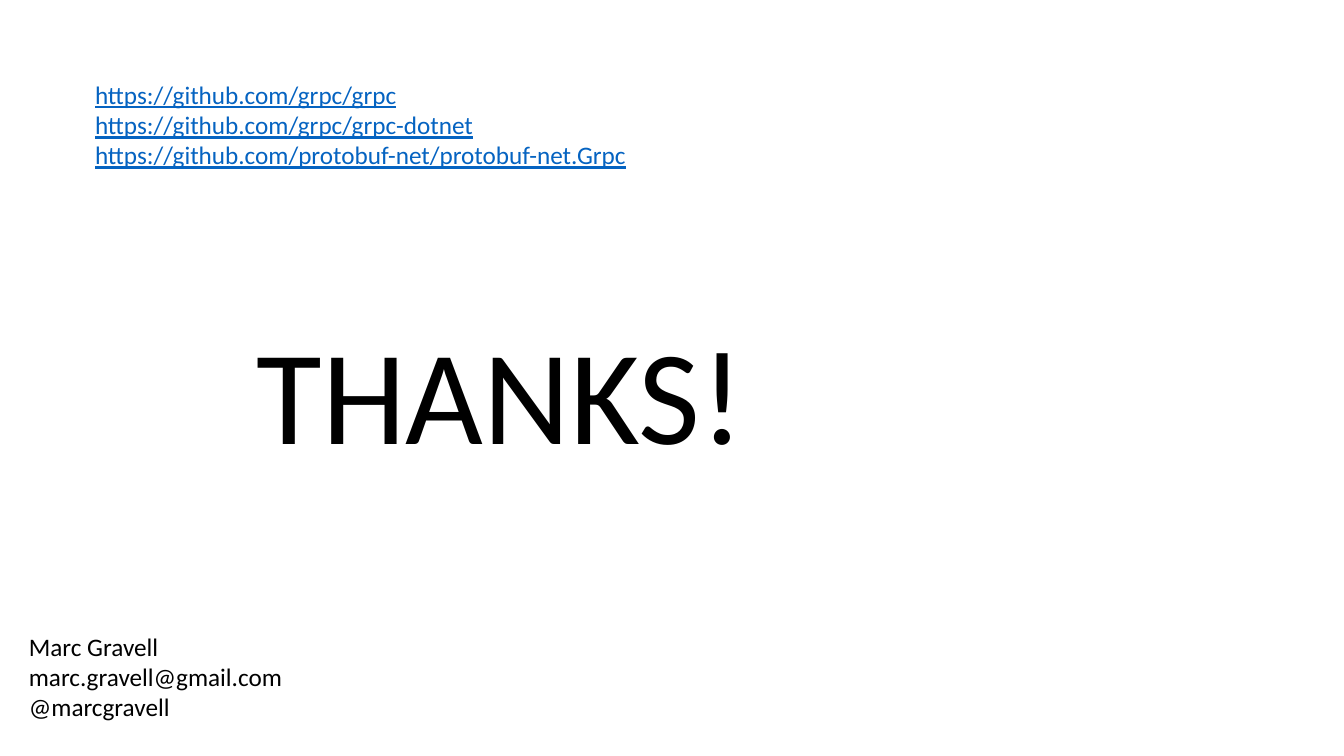
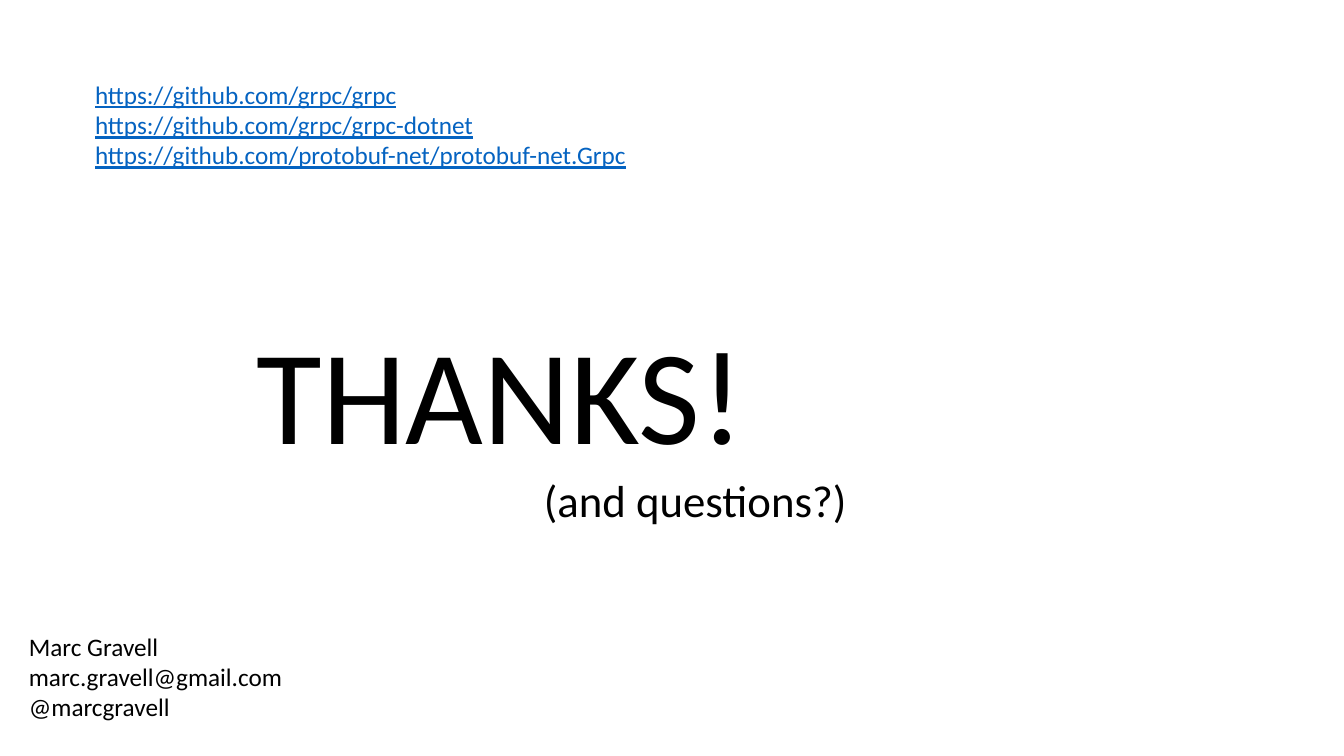
Before and after one commit to protobuf-net/protobuf-net.Grpc, a slide deck: slide 36 of docs/talks/gRPC nologo.pptx. Drawn at 1344x756 pixels with LibreOffice and Linux fonts; fonts in the diff are those of the drawing. Boxes give left, top, right and bottom in pixels: in the first picture for what was removed or moved away, otherwise in the second. Text is boxed around its words. In the diff, an @@ line names an element or a change of style, - is before the commit and + after.

```diff
--- a/docs/talks/gRPC nologo.pptx
+++ b/docs/talks/gRPC nologo.pptx
@@ text added at (544,484,846,525), 32 pt, text #000000 @@
+(and questions?)
```
Also in this commit, not shown: 2 other slides changed.
